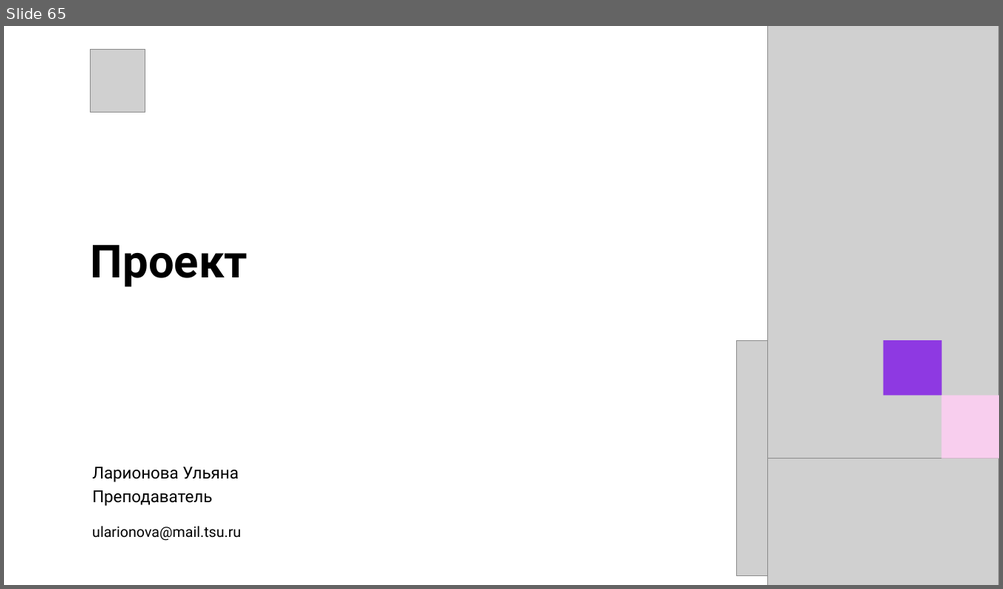
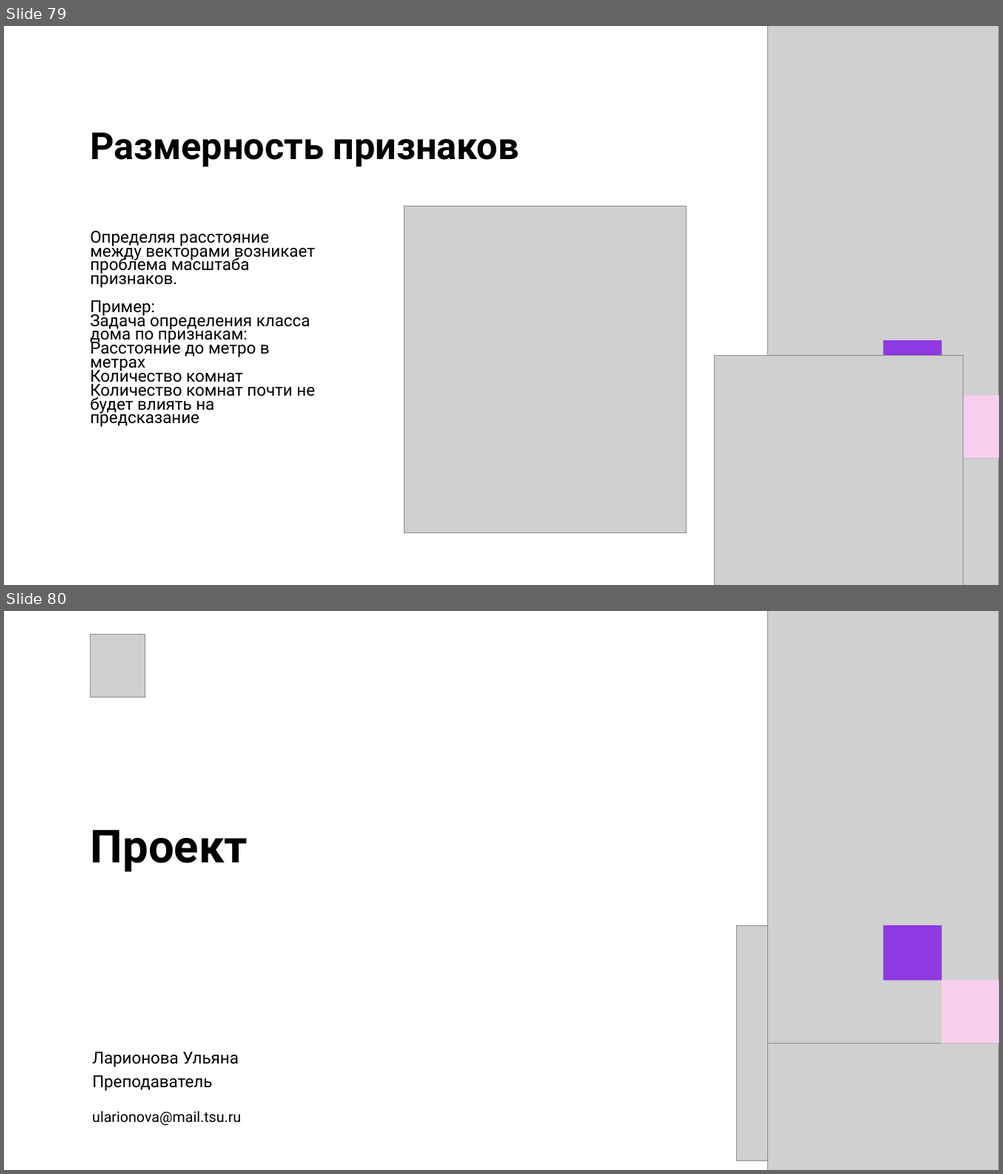
Before and after one commit to Ulatel/course_tsu_2026, a slide deck: Модуль 1. Введение в ML/1_Лекция.pptx. Shown one above the other, each under a label of ours: slide 65 before the commit, slides 79 and 80 after it. The pictures are 1003x589 and 1003x1174 pixels, drawn with LibreOffice and Linux fonts; fonts in the diff are those of the drawing; grey boxes stand for pictures. Boxes give left, top, right and bottom in pixels: in the first picture for what was removed or moved away, otherwise in the second. Text is boxed around its words. In the diff, an @@ line names an element or a change of style, - is before the commit and + after.

```diff
--- a/Модуль 1. Введение в ML/1_Лекция.pptx
+++ b/Модуль 1. Введение в ML/1_Лекция.pptx
@@ slide 79 added at bbox=[4, 26, 999, 585], background #FFFFFF @@
@@ text added at bbox=[90, 133, 519, 167], 36 pt, text #000000, bold @@
+Размерность признаков
@@ picture added at bbox=[404, 207, 686, 534] @@
@@ text added at bbox=[90, 231, 315, 427], 16 pt, text #000000 @@
+Определяя расстояние между векторами возникает проблема масштаба признаков.
+Пример:
+Задача определения класса дома по признакам:
+Расстояние до метро в метрах
+Количество комнат
+Количество комнат почти не будет влиять на предсказание
@@ picture added at bbox=[714, 356, 963, 585] @@
@@ group added at bbox=[767, 26, 999, 585]: 2 pictures, 2 rectangles @@
@@ what was slide 65 is now slide 80 @@
```
Also in this commit, not shown: 2 slides changed, 14 other slides added.
